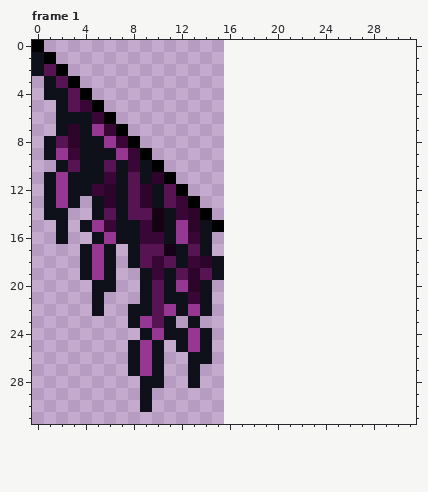
Pixel-art file, stored at Game Arts/Ase Files/Stalagmites_Corners.ase. Above: the version before the commit.
16x32 pixels, 2 frames. Colours within 5 levels of each other are drawn and written as one. Shown: frame 1. The old version is drawn lined up with the new one, on the new canvas. The commit also changed other frames, which this record leaves out.
And afterwards:
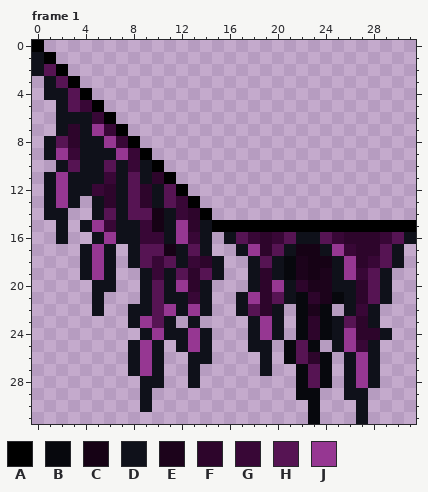
Palette (. is transparent): A #000000  B #07080d  C #160215  D #0f111a  E #1c031b  F #2d052b  G #380736  H #561453  J #963792
Diff:
canvas 16x32 -> 32x32
Frame 1:
The edit adds colour A in row 15 at x 16 to 31.
The edit adds colour B in rows 18 to 19 at x 21; in row 21 at x 22 and 25; in rows 22 to 24 at x 22 and 24; in row 25 at x 21 and 23; in row 26 at x 21 and 24; in rows 27 to 28 at x 22 and 24.
The edit adds colour B in row 29 at x 22 to 23; in rows 30 to 31 at x 23.
The edit adds colour C in row 17 at x 22 to 23; in row 18 at x 23 to 24; in row 19 at x 23.
The edit adds colour D in row 16 at x 16, 22 to 23 and 31; in row 17 at x 17, 21, 24 and 30; in row 18 at x 18, 20, 25 and 30; in row 19 at x 18, 20, 25 and 29; in row 20 at x 18, 21, 25 to 26 and 29; in row 21 at x 17, 21, 26 and 29.
The edit adds colour D in row 22 at x 17, 20, 26 and 28; in row 23 at x 18, 20, 25 and 28; in row 24 at x 18, 20, 25 and 29; in row 25 at x 18 to 19, 25 and 28; in rows 26 to 27 at x 19, 26 and 28; in row 28 at x 26 and 28.
The edit adds colour D in row 29 at x 26 to 27; in rows 30 to 31 at x 27.
The edit adds colour E in row 18 at x 22; in row 19 at x 22 and 24; in row 20 at x 23 to 24; in row 21 at x 24; in row 22 at x 23.
The edit adds colour F in row 16 at x 19 and 26 to 28; in row 17 at x 19 and 27 to 28; in row 18 at x 27; in row 19 at x 19; in row 20 at x 19, 22 and 27; in row 21 at x 19, 23 and 27.
The edit adds colour F in row 22 at x 19; in row 23 at x 23 and 27; in row 24 at x 23 and 27 to 28; in row 26 at x 23.
The edit adds colour G in row 16 at x 18, 20, 25 and 29; in row 17 at x 26; in row 18 at x 28; in row 19 at x 27; in row 22 at x 27; in row 25 at x 27.
The edit adds colour H in row 16 at x 17, 21, 24 and 30; in row 17 at x 20 and 29; in row 18 at x 19 and 29; in rows 19 to 20 at x 28; in row 21 at x 20 and 28; in row 22 at x 18.
The edit adds colour H in row 23 at x 26; in rows 25 to 26 at x 22; in rows 27 to 28 at x 23.
The edit adds colour J in row 17 at x 18 and 25; in rows 18 to 19 at x 26; in row 20 at x 20; in row 21 at x 18; in row 23 at x 19; in row 24 at x 19 and 26.
The edit adds colour J in row 25 at x 26; in rows 26 to 28 at x 27.
